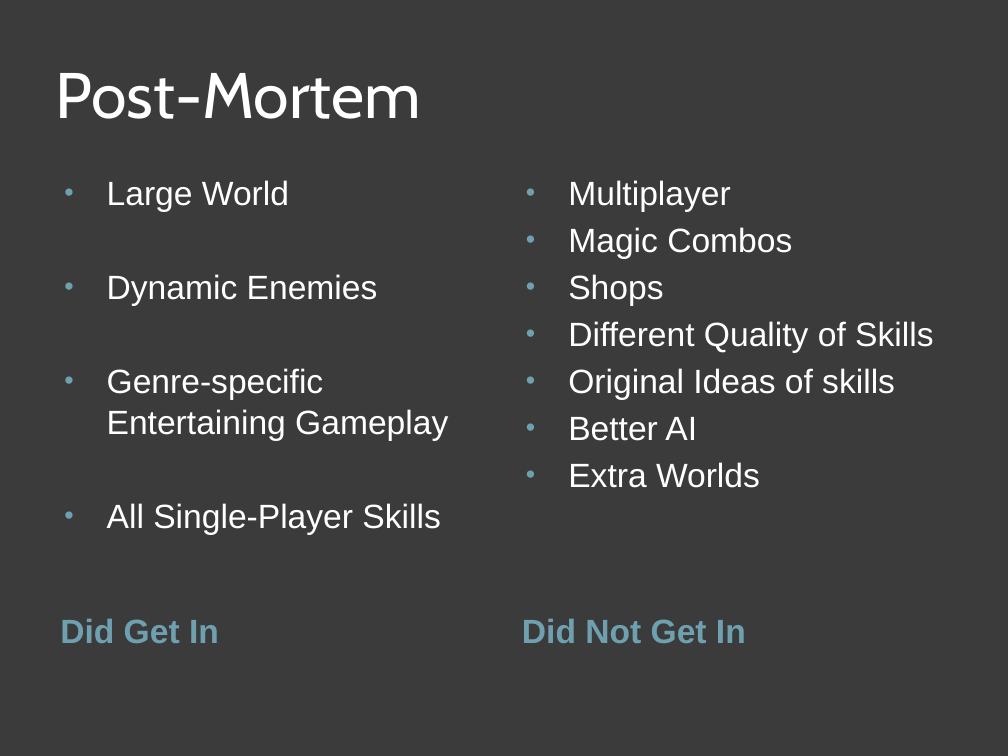
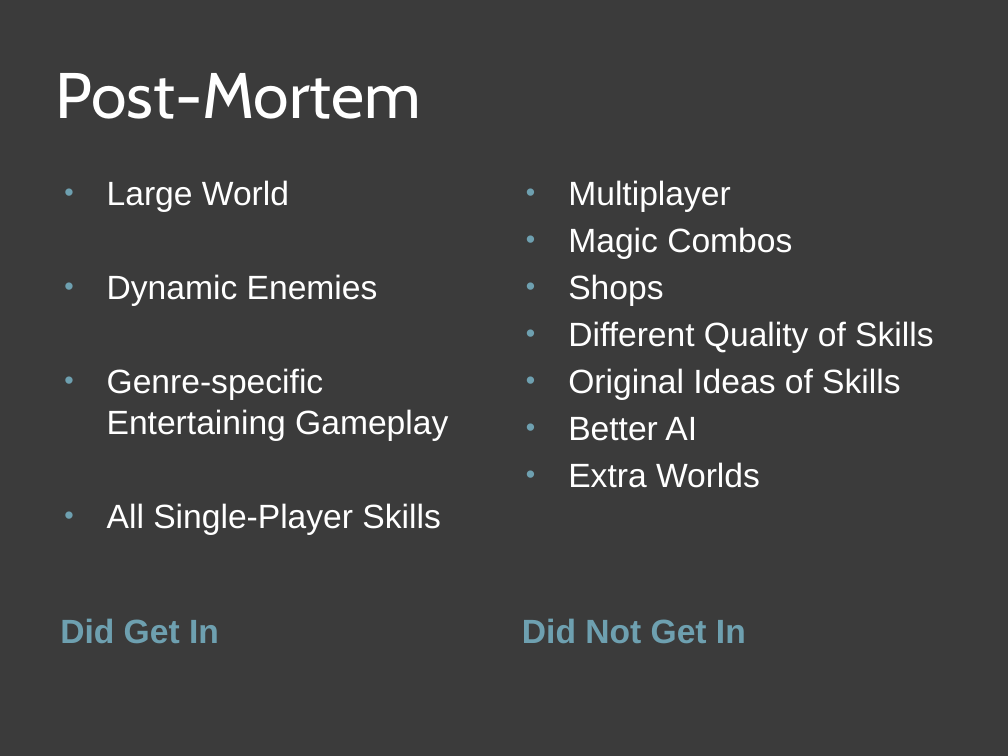
Before and after one commit to mattdude2489/Time-Warrior, a slide deck: slide 14 of Senior Project Files/Time Warrior.pptx. Drawn at 1008x756 pixels with LibreOffice and Linux fonts; fonts in the diff are those of the drawing. Boxes give left, top, right and bottom in pixels: in the first picture for what was removed or moved away, otherwise in the second. Text is boxed around its words. In the diff, an @@ line names an element or a change of style, - is before the commit and + after.

```diff
--- a/Senior Project Files/Time Warrior.pptx
+++ b/Senior Project Files/Time Warrior.pptx
@@ text at (568, 368, 900, 400): text changed @@
-• Original Ideas of skills
+• Original Ideas of Skills
```
Also in this commit, not shown: 1 other slide changed.
